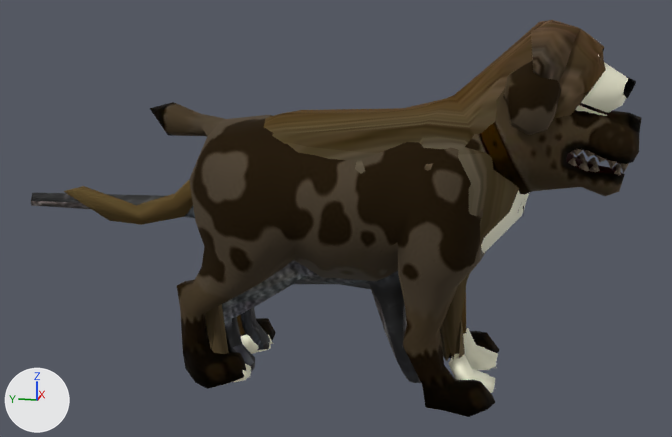
The FBX model models/friends.fbx, before and after one commit.
Before and after are seen from a camera (50 mm lens) standing at (-2.733, -0.568, 1.177) and looking at (0.027, -0.016, 0.488). Arrows for +X, +Y and +Z are at lower left; the lights stay in place. Where no turn or scale is listed for an object, it has been applied to the vertices.

Before the edit, the objects in view are built like this:
```python
me_mesh = bpy.data.meshes.new('Mesh')
me_mesh.from_pydata(...)  # 687 vertices, 951 faces; spans x 0.3..0.57, y -0.6..1.01, z -0.01..0.77
# faces by material slot: [659, 292]
me_mesh.materials.append(mat_body)  # picture img_catfur_png
me_mesh.materials.append(mat_cornea)  # white #e7e7e7
me_mesh_002 = bpy.data.meshes.new('Mesh.002')
me_mesh_002.from_pydata(...)  # 515 vertices, 954 faces; spans x -0.946..-0.358, y -0.517..0.966, z -0.005..0.991
me_mesh_002.materials.append(mat_volk_001)  # picture img_dogspotted_jpg
me_mesh_013 = bpy.data.meshes.new('Mesh.013')
me_mesh_013.from_pydata(...)  # 587 vertices, 771 faces; spans x -0.2..0.2, y -0.88..0.88, z -0.01..1.09
me_mesh_013.materials.append(mat_pelo)  # picture img_colliefur_png
me_mesh_013.materials.append(mat_g)  # grey #757575
me_mesh_013.materials.append(mat_h)  # pink #ff8e8e
me_mesh_013.materials.append(mat_y)  # pink #ffbbbb
me_mesh_013.materials.append(mat_r)  # grey #757575
me_mesh_013.materials.append(mat_b)  # grey #7a7669
me_mesh_013.materials.append(mat_x)  # white #f8f8f8
me_mesh_013.materials.append(mat_m)  # white #ffffff
me_mesh_013.materials.append(mat_q)  # grey #7a7669
me_mesh_013.materials.append(mat_a)  # black #000000
me_mesh_013.materials.append(mat_bianco)  # white #fffeed
me_mesh_013.materials.append(mat_zampa)  # white #e5e5e5
ob_boxer = bpy.data.objects.new('Boxer', me_mesh_002)
ob_boxer.location = (0.679, -0.383, 0.0)
ob_cat = bpy.data.objects.new('Cat', me_mesh)
ob_cat.location = (-0.413, 0.0, 0.0)
ob_collie = bpy.data.objects.new('Collie', me_mesh_013)
ob_collie.location = (0.0, 0.0, 0.0)
```
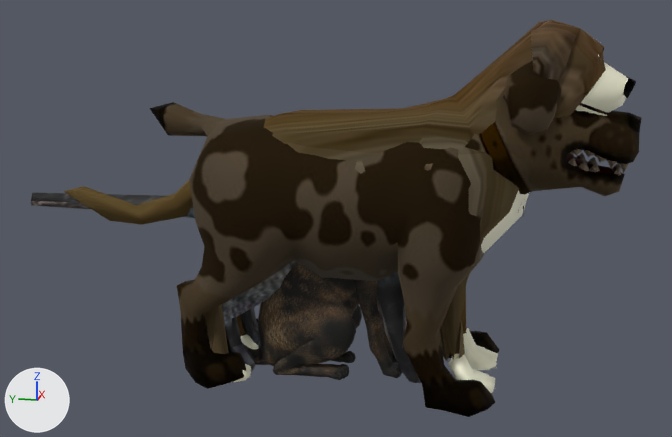
Where the change shows, as pixel boxes [x1, y1, x2, y2] in the pictures (672 x 437 px):
'Coon', added: after [242, 262, 402, 380]

What changed in the scene script:
```text
Add img_coonfur_jpg:
    img_coonfur_jpg = load_image('coonFur.jpg', 'coonFur.jpg', 800, 800, 'sRGB')
Add mat_wire_134110008:
    mat_wire_134110008 = principled_material('wire_134110008')
    mat_wire_134110008.texture = img_coonfur_jpg
    mat_wire_134110008.roughness = 0.811
Add me_coon_mesh:
    me_coon_mesh.from_pydata(...)  # 17296 vertices, 16992 faces; spans x -0.144..0.144, y -0.398..0.398, z 0.0..0.799
    me_coon_mesh.materials.append(mat_wire_134110008)  # picture img_coonfur_jpg
Add ob_coon:
    ob_coon = bpy.data.objects.new('Coon', me_coon_mesh)
    ob_coon.location = (0.0, 0.0, 0.0)
```
